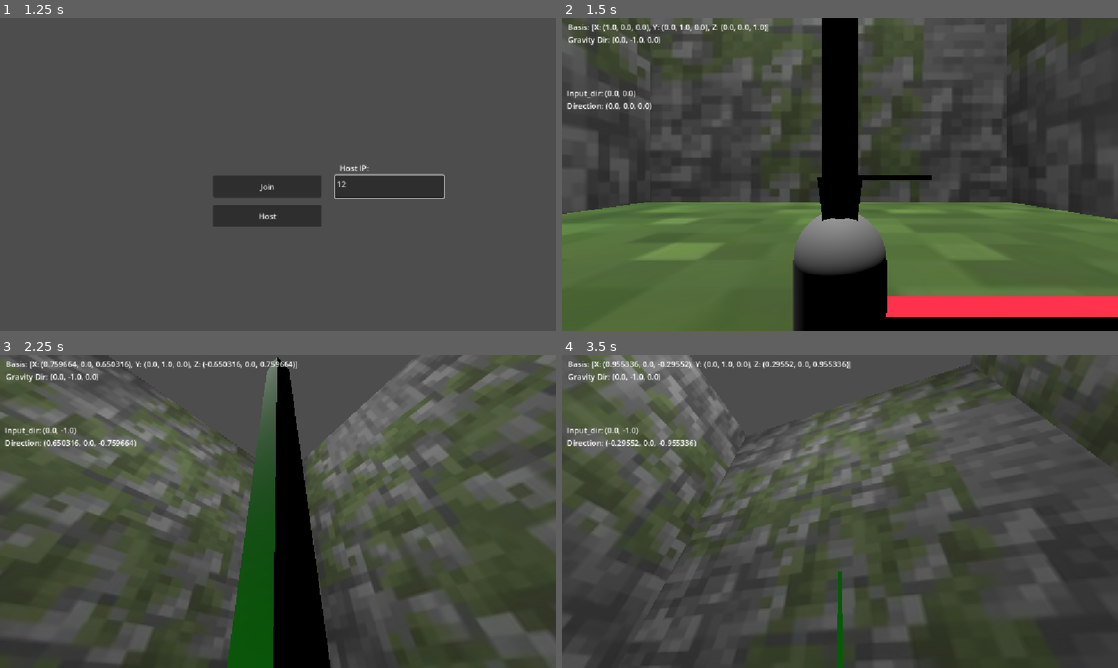
Above: before the commit, frames 1-4 (two rows, left to right).
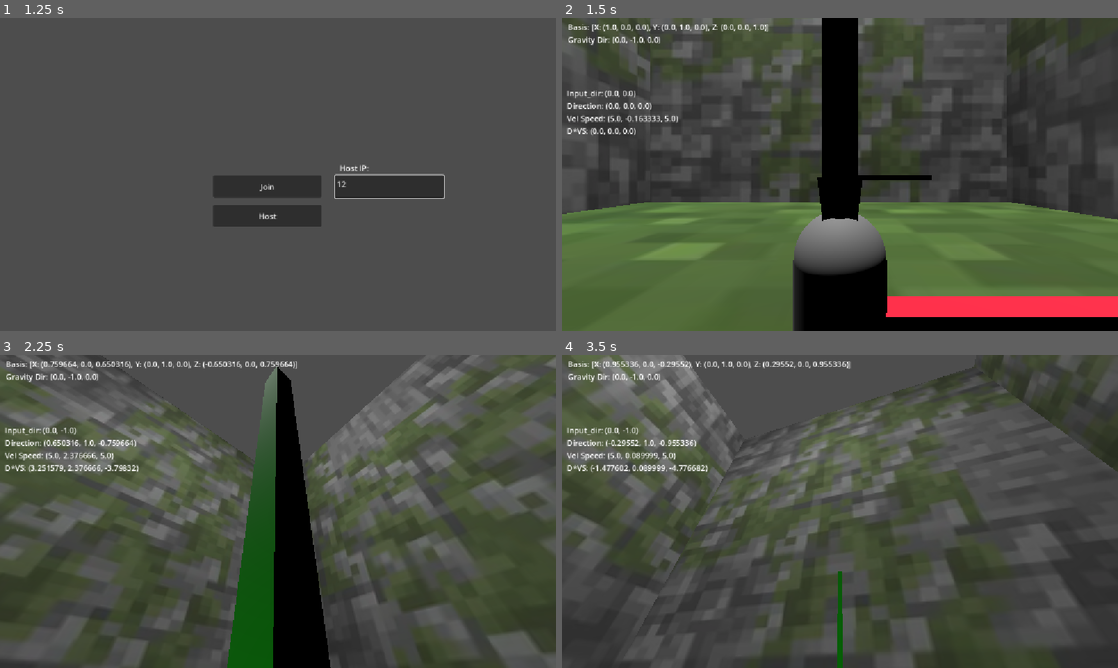
Above: after the commit, the same moments.

Repository: erlewa/bug-box
Game: Godot game, scene res://scenes/main_menu.tscn
Same seed, same stepped clock (60 frames per second), same inputs: the game is played once before the commit and once after it.
Inputs (mouse positions are in pixels of both pictures, inside the frame that each line leads up to):
- Up to frame 1 (1.25 s): click (389, 187) at 0.52 s; type "12" at 0.6 s
- Up to frame 2 (1.5 s): click "Host" at 1.25 s
- Up to frame 3 (2.25 s): tap Enter (ui_accept) at 2 s; move the mouse to (305, 511) at 2.02 s; hold W (up) from 2.03 s (still down)
- Up to frame 4 (3.5 s): keep holding W (up); tap Enter (ui_accept) at 2.27, 3.02 s; move the mouse to (812, 511) at 2.77 s

Frame 1 is identical in both runs. In frame 2, 0.4% of the frame differs, in the area x 0-21%, y 30-38%; in frame 3, 14%; in frame 4, 15%, in the area x 0-100%, y 0-100%.

Commit message:
wip: working on getting jumping working on other surfaces

Diff:
--- a/bug-box/project.godot
+++ b/bug-box/project.godot
@@ -50,6 +50,11 @@
 , Object(InputEventKey,"resource_local_to_scene":false,"resource_name":"","device":-1,"window_id":0,"alt_pressed":false …(186 unchanged characters)…
 ]
 }
+escape={
+"deadzone": 0.2,
+"events": [Object(InputEventKey,"resource_local_to_scene":false,"resource_name":"","device":-1,"window_id":0,"alt_pressed":false,"shift_pressed":false,"ctrl_pressed":false,"meta_pressed":false,"pressed":false,"keycode":0,"physical_keycode":4194305,"key_label":0,"unicode":0,"location":0,"echo":false,"script":null)
+]
+}
 
 [physics]
 
--- a/bug-box/scripts/player.gd
+++ b/bug-box/scripts/player.gd
@@ -50,6 +50,21 @@
 	if 	ray_cast_3d.is_colliding():
 		change_gravity.rpc_id(1)
 
+func _input(event: InputEvent) -> void:
+	if event.is_action_pressed("escape"):
+		if Input.get_mouse_mode() == Input.MOUSE_MODE_CAPTURED:
+			Input.mouse_mode = Input.MOUSE_MODE_VISIBLE
+		else:
+			Input.mouse_mode = Input.MOUSE_MODE_CAPTURED
+		print("ESCAPED")
+
+func _unhandled_input(event):
+	_mouse_input = event is InputEventMouseMotion and Input.get_mouse_mode() == Input.MOUSE_MODE_CAPTURED
+	if _mouse_input :
+		_rotation_input = -event.relative.x * MOUSE_SENSITIVITY
+		_tilt_input = -event.relative.y * MOUSE_SENSITIVITY
+
+
 
 @rpc("any_peer", "call_local", "reliable", 0)
 func change_gravity():
@@ -62,6 +77,7 @@
 
 	gravity_dir = ray_cast_3d.get_collision_normal().normalized()
 	velocity = Vector3(0.0, 0.0, 0.0)
+	vel_speed.y = 0
 
 	var obj = ray_cast_3d.get_collider()
 	ray_cast_3d.enabled = false
@@ -72,20 +88,16 @@
 
 	tween.tween_method(
 		func(weight: float):
-			global_transform.basis = start_basis.slerp(target_basis, weight)
-			print(global_transform.basis),
+			global_transform.basis = start_basis.slerp(target_basis, weight),
 		0.0, 1.0, 0.5
 	)
 	tween.tween_callback(
 		func():
 			await get_tree().create_timer(0.5).timeout
 			ray_cast_3d.enabled = true
-			print("In Callback: " + str(global_transform.basis))
 	)
-	print("Start Basis: " + str(start_basis))
-	print("Target Basis: " + str(target_basis))
 
-
+var vel_speed = Vector3(SPEED, 0, SPEED)
 @rpc("any_peer", "call_local", "reliable", 0)
 func process_physics(delta, input_dir, jump):
 	if !(multiplayer.is_server()):
@@ -93,35 +105,39 @@
 	if peer_id != multiplayer.get_remote_sender_id():
 		return
 
-	print("Start of process_physics: " + str(global_transform.basis))
+	_update_camera(delta)
 
-	_update_camera(delta)
+
+	var direction := (global_transform.basis * Vector3(input_dir.x, 0, input_dir.y)).normalized()
+
+	# Handle jump.
+	if jump and is_on_floor():
+		direction.y = 1.0
+		vel_speed.y = JUMP_VELOCITY
 
 	# Add gravity.
 	if not is_on_floor():
-		velocity += gravity_dir * gravity_mag * delta
+		direction.y = 1.0
+		vel_speed += gravity_dir * gravity_mag * delta
 
-	# Handle jump.
-	if jump and is_on_floor():
-		velocity.y = JUMP_VELOCITY
-
-	# Get the input direction and handle the movement/deceleration.
-	# As good practice, you should replace UI actions with custom gameplay actions.
-
-	var direction := (global_transform.basis * Vector3(input_dir.x, 0, input_dir.y)).normalized()
 	physics_label.text = (
 		"Input_dir: " + str(input_dir) +
-		"\nDirection: " + str(direction)
+		"\nDirection: " + str(direction) +
+		"\nVel Speed: " + str(vel_speed) +
+		"\nD*VS: " + str(direction * vel_speed)
 	)
+
 	if direction:
-		velocity = direction * SPEED
+		velocity = direction * vel_speed
 	else:
 		velocity.x = move_toward(velocity.x, 0, SPEED)
 		velocity.z = move_toward(velocity.z, 0, SPEED)
 		velocity.y = move_toward(velocity.y, 0, SPEED)
 
+
+
+
 	move_and_slide()
-	print(global_transform.basis)
 
 
 var _mouse_input : bool = false
@@ -131,12 +147,6 @@
 var _player_rotation : Vector3
 var _camera_rotation : Vector3
 
-func _unhandled_input(event):
-	_mouse_input = event is InputEventMouseMotion and Input.get_mouse_mode() == Input.MOUSE_MODE_CAPTURED
-	if _mouse_input :
-		_rotation_input = -event.relative.x * MOUSE_SENSITIVITY
-		_tilt_input = -event.relative.y * MOUSE_SENSITIVITY
-		print(Vector2(_rotation_input,_tilt_input))
 
 @export var TILT_LOWER_LIMIT := deg_to_rad(-90.0)
 @export var TILT_UPPER_LIMIT := deg_to_rad(90.0)
